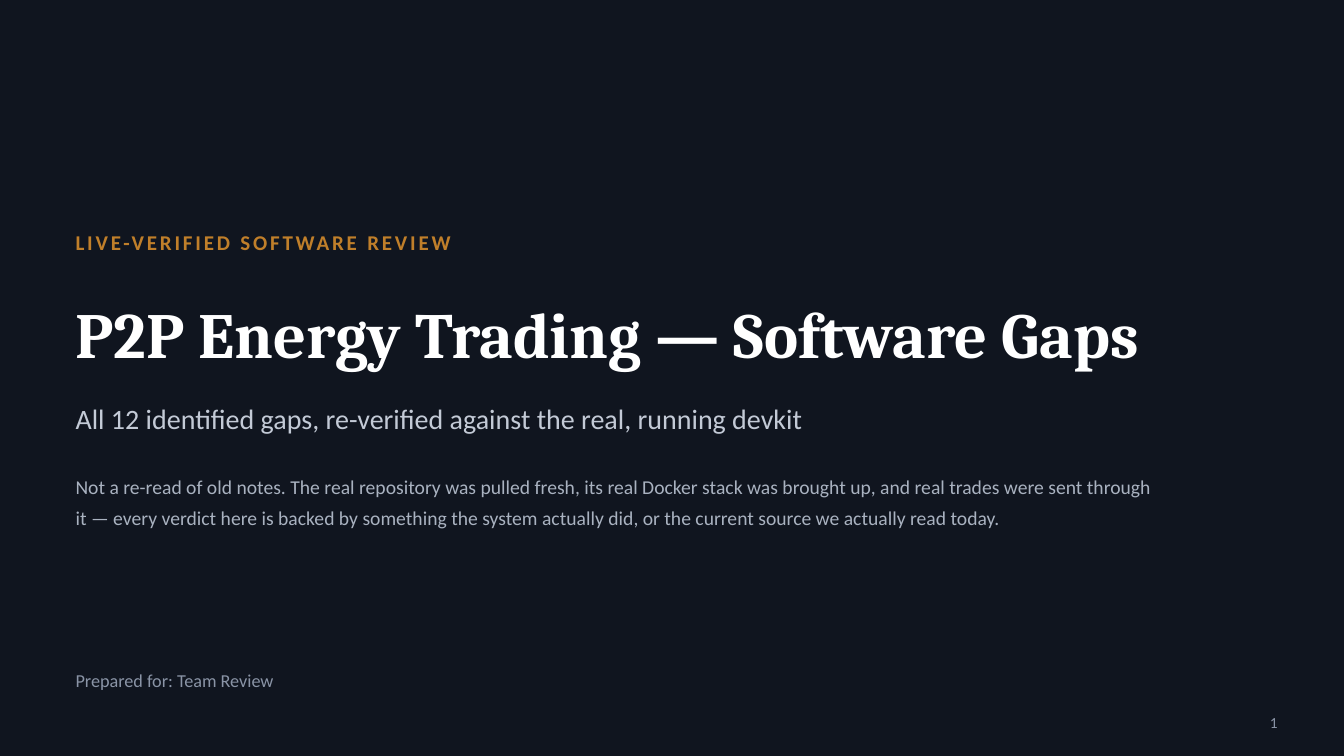
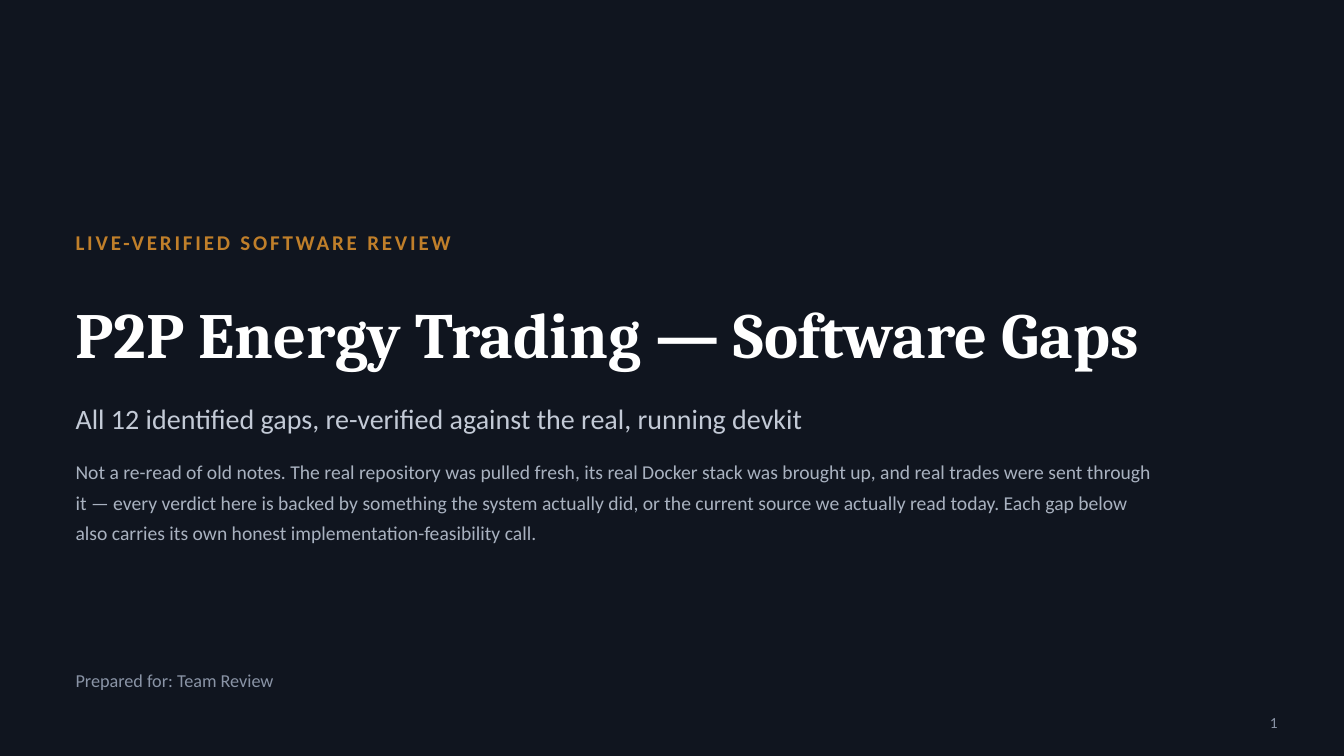
Before and after one commit to Sanjay-dev22/personal-deg, a slide deck: slide 1 of p2p-energy-trading-review/P2P-Energy-Trading-Software-Gaps.pptx. Drawn at 1344x756 pixels with LibreOffice and Linux fonts; fonts in the diff are those of the drawing. Boxes give left, top, right and bottom in pixels: in the first picture for what was removed or moved away, otherwise in the second. Text is boxed around its words. In the diff, an @@ line names an element or a change of style, - is before the commit and + after.

```diff
--- a/p2p-energy-trading-review/P2P-Energy-Trading-Software-Gaps.pptx
+++ b/p2p-energy-trading-review/P2P-Energy-Trading-Software-Gaps.pptx
@@ text at [76,465,1151,543]: text changed @@
-Not a re-read of old notes. The real repository was pulled fresh, its real Docker stack was brought up, and real trades were sent through it — every verdict here is backed by something the system actually did, or the current source we actually read today.
+Not a re-read of old notes. The real repository was pulled fresh, its real Docker stack was brought up, and real trades were sent through it — every verdict here is backed by something the system actually did, or the current source we actually read today. Each gap below also carries its own honest implementation-feasibility call.
```
Also in this commit, not shown: 4 other slides changed, 13 slides added, 3 slides removed, 1 other file.
